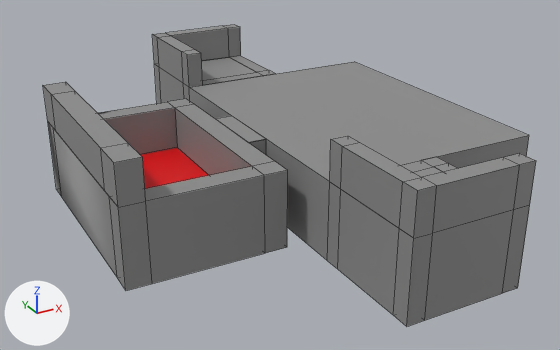
Before and after pictures for a commit that changed the FBX model Assets/Scenes/Chang/Arena/NewArena.fbx.
Rendered twice from a 50 mm lens placed at (-11.52, -17.21, 8.03), pointed at (-2.37, -0.58, -0.28). The axes (+X, +Y, +Z) are drawn at lower left. The lights are the same throughout. Mesh edges are drawn as thin lines. Where no turn or scale is listed for an object, it has been applied to the vertices.

Objects in the first picture: 'ApocalypseIndicator', 'CenterPlatform', 'LeftFence', 'LeftTrapPlatform', 'RightFence', 'RightFillPlatform', 'RightTrapPlatform', 'TopFence', 'TopPlatform'.
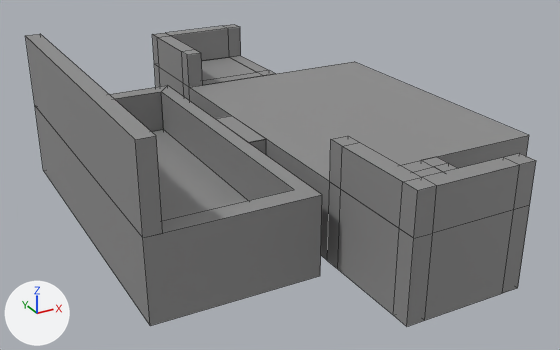
What differs and where, as boxes [x1, y1, x2, y2] in the pictures (560 x 350 px):
'TopPlatform', reshaped, rescaled (20% wider, 25% taller)
    before: [48, 99, 288, 291]
    after: [35, 85, 322, 326]
'TopFence', reshaped, moved, rescaled (33% wider, 63% taller)
    before: [43, 82, 146, 207]
    after: [26, 34, 163, 238]
'TrapPlane', added
    after: [151, 129, 248, 221]

What the commit changed:
me_cube_018 is used by ob_topfence; location (-5.5, 0.0, 0.0); rotation (1.571, 0.0, 0.0), in degrees (90, 0, 0); scale (0.02, 0.01, 0.03).
me_cube_018 had 16 vertices, 12 faces and spanned x -100.0..-70.0, y 100.0..200.0, z -100.0..100.0.
me_cube_018 now has 8 vertices, 6 faces and spans x -100.0..100.0, y 0.0..200.0, z -100.0..100.0.
Part 2, on me_cube_018:
14 vertices are removed from x -100.0..-70.0, y 100.0..200.0, z -100.0..100.0.
12 faces are deleted.
6 vertices are added at (-100.0, 0.0, -100.0), (100.0, 0.0, -100.0), (100.0, 200.0, -100.0), (-100.0, 0.0, 100.0), (100.0, 0.0, 100.0), (100.0, 200.0, 100.0).
6 new faces join them.
me_cube_006 is used by ob_topplatform; location (-5.5, 0.0, 0.0); rotation (1.571, 0.0, 0.0), in degrees (90, 0, 0); scale (0.02, 0.01, 0.02).
me_cube_006 had 36 vertices, 35 faces and spanned x -100.0..100.0, y -100.0..100.0, z -150.0..150.0.
me_cube_006 now has 17 vertices, 12 faces and spans x -100.0..100.0, y -100.0..100.0, z -100.0..100.0.
me_cube_006 part 1: the whole mesh is rebuilt.
me_cube_006 no longer uses material mat_red (red #e70009).
Mesh me_cube_015 is new.
It is a box spanning x -1.6..1.6, y -4.0..4.0, z 0.0..0.1.
It uses material mat_grey (grey #8e8e8e).
Object 'TopFence' (ob_topfence) moves from (-5.5, 0.0, 0.0) to (-7.3, 0.0, 1.0).
Object 'TopFence' (ob_topfence) is rescaled from (0.02, 0.01, 0.03) to (0.002, 0.01, 0.045).
Object 'TopPlatform' (ob_topplatform) is rescaled from (0.02, 0.01, 0.02) to (0.02, 0.01, 0.045).
Object 'TrapPlane' (ob_trapplane) is new; it shows me_cube_015.
Its location is (-5.5, 0.0, -0.3).
